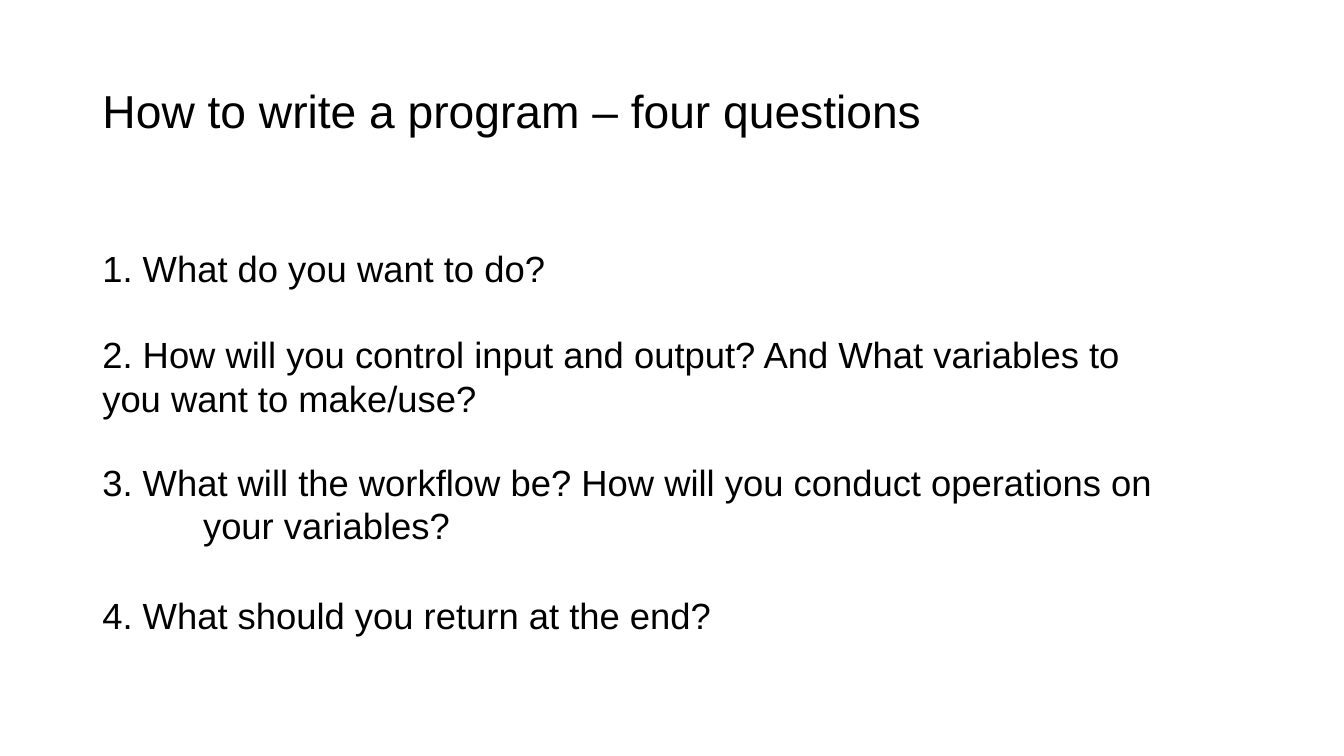
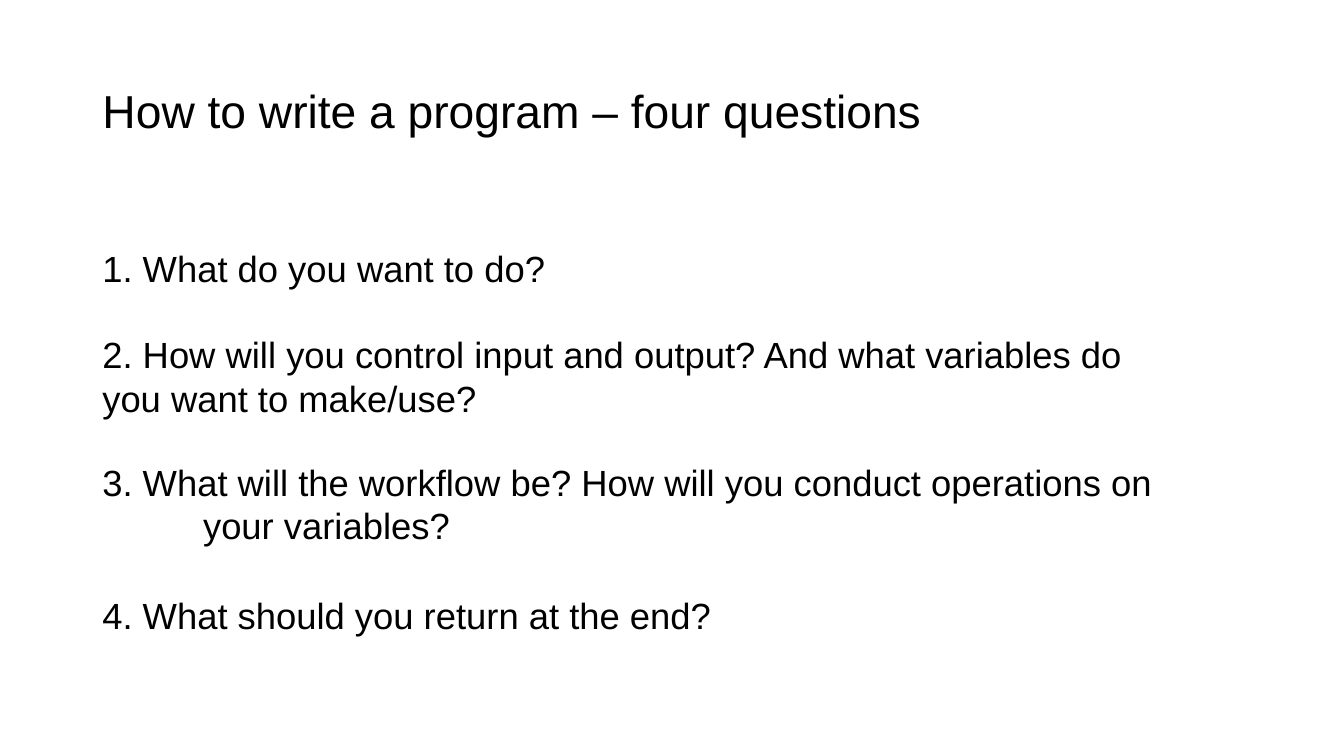
Before and after one commit to tparchman/F25_BIOL792, a slide deck: slide 10 of week5/week5_chap7_python_first_steps.pptx. Drawn at 1344x756 pixels with LibreOffice and Linux fonts; fonts in the diff are those of the drawing. Boxes give left, top, right and bottom in pixels: in the first picture for what was removed or moved away, otherwise in the second. Text is boxed around its words. In the diff, an @@ line names an element or a change of style, - is before the commit and + after.

```diff
--- a/week5/week5_chap7_python_first_steps.pptx
+++ b/week5/week5_chap7_python_first_steps.pptx
@@ text at [102, 341, 1121, 419]: text changed @@
-2. How will you control input and output? And What variables to you want to make/use?
+2. How will you control input and output? And what variables do you want to make/use?
```
Also in this commit, not shown: 1 other slide changed, 1 slide added, 1 other file.
